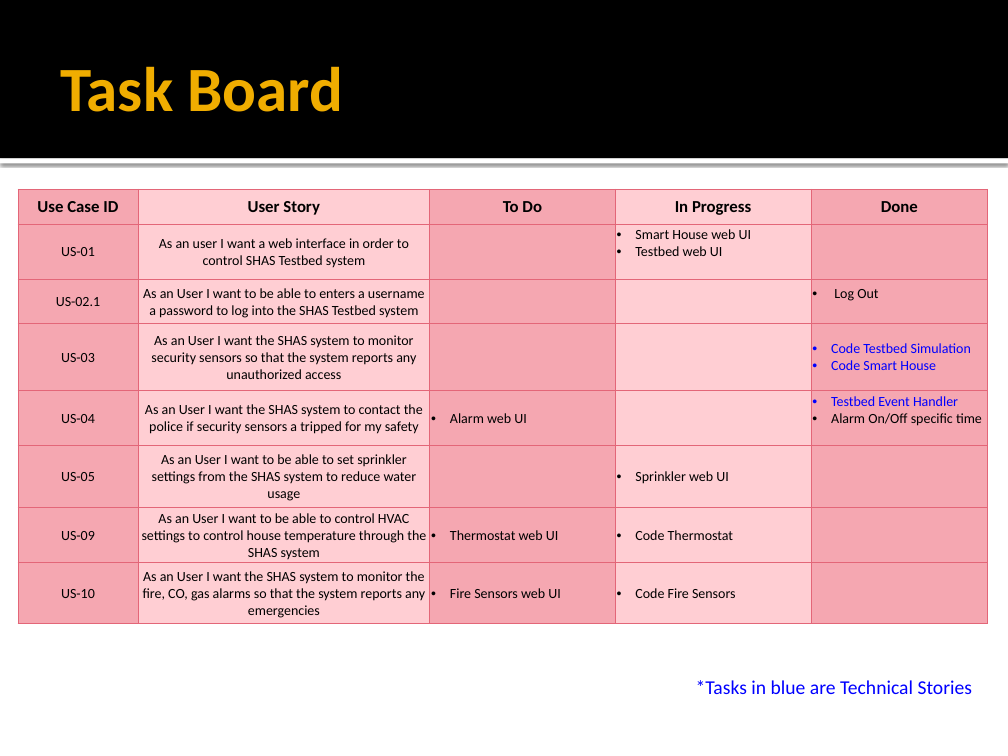
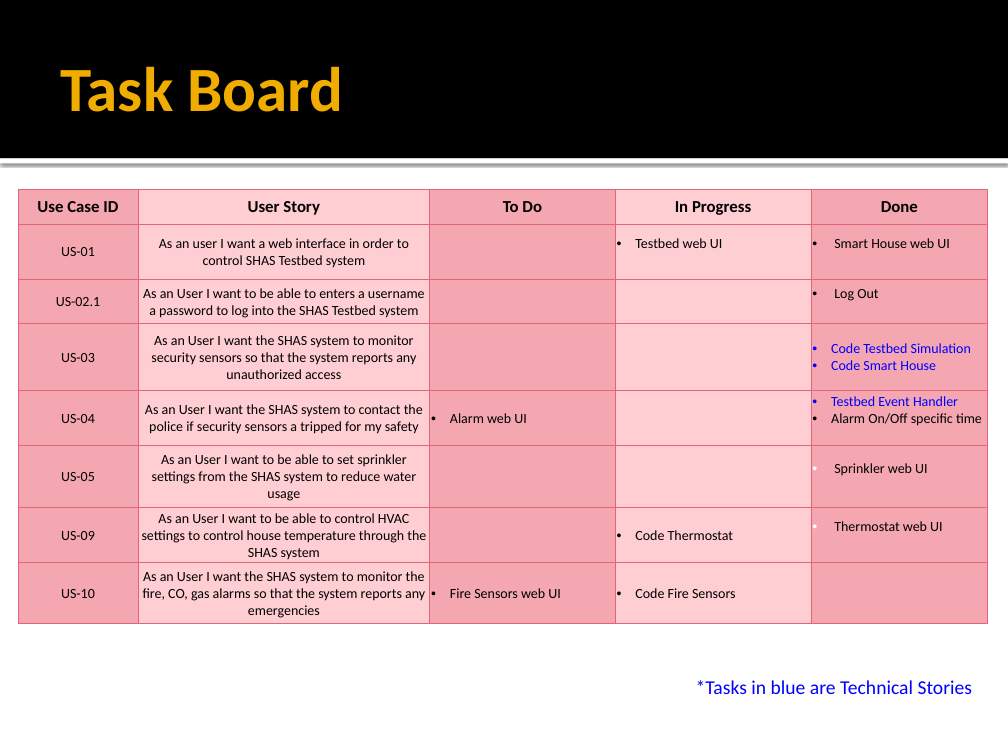
Before and after one commit to gprabhakar/AgileTeam9, a slide deck: slide 4 of Documents/SprintReview2.pptx. Drawn at 1008x756 pixels with LibreOffice and Linux fonts; fonts in the diff are those of the drawing. Boxes give left, top, right and bottom in pixels: in the first picture for what was removed or moved away, otherwise in the second. Text is boxed around its words. In the diff, an @@ line names an element or a change of style, - is before the commit and + after.

Commit message:
changes to Sprint Review 2 Power point
Made changes to update tasks completed and burndown chart

```diff
--- a/Documents/SprintReview2.pptx
+++ b/Documents/SprintReview2.pptx
@@ table at (18, 190, 987, 624) @@
-row 2, column 4: Smart House web UI / Testbed web UI
+row 2, column 4: Testbed web UI
-row 2, column 5: 
+row 2, column 5: Smart House web UI
-row 6, column 4: Sprinkler web UI
+row 6, column 4: 
-row 6, column 5: 
+row 6, column 5: Sprinkler web UI
-row 7, column 3: Thermostat web UI
+row 7, column 3: 
-row 7, column 5: 
+row 7, column 5: Thermostat web UI
```
